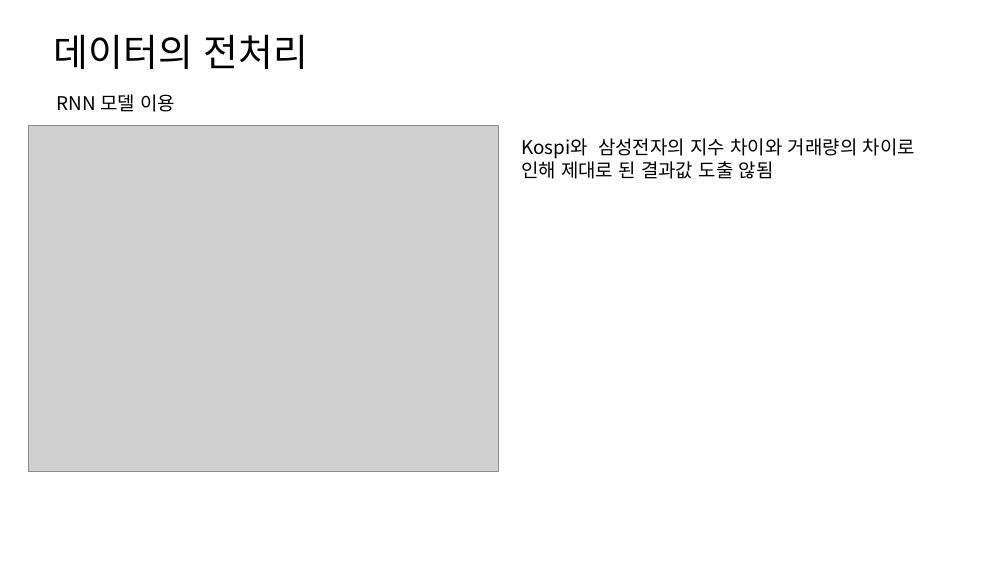
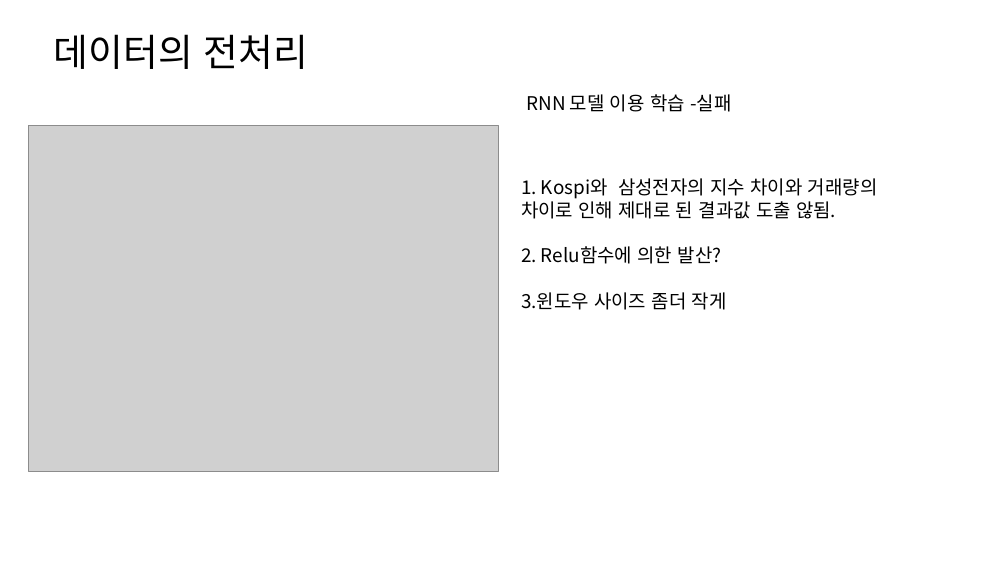
Before and after one commit to hanminJ/stock_analysis, a slide deck: slide 4 of 인공지능을 통한 주가예측.pptx. Drawn at 1008x567 pixels with LibreOffice and Linux fonts; fonts in the diff are those of the drawing; grey boxes stand for pictures. Boxes give left, top, right and bottom in pixels: in the first picture for what was removed or moved away, otherwise in the second. Text is boxed around its words. In the diff, an @@ line names an element or a change of style, - is before the commit and + after.

```diff
--- a/인공지능을 통한 주가예측.pptx
+++ b/인공지능을 통한 주가예측.pptx
@@ text at (526, 94, 731, 112): text changed @@
-RNN 모델 이용
+RNN 모델 이용 학습 -실패
@@ text at (521, 178, 878, 310): text changed @@
-Kospi와 삼성전자의 지수 차이와 거래량의 차이로 인해 제대로 된 결과값 도출 않됨
+1. Kospi와 삼성전자의 지수 차이와 거래량의 차이로 인해 제대로 된 결과값 도출 않됨.
+2. Relu함수에 의한 발산?
+3.윈도우 사이즈 좀더 작게
```
Also in this commit, not shown: 3 other slides changed.
